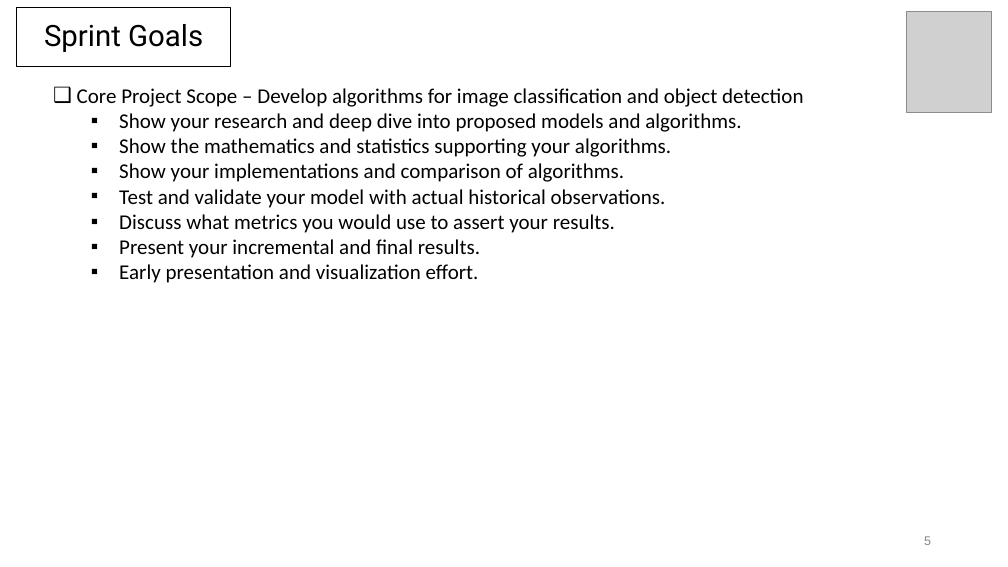
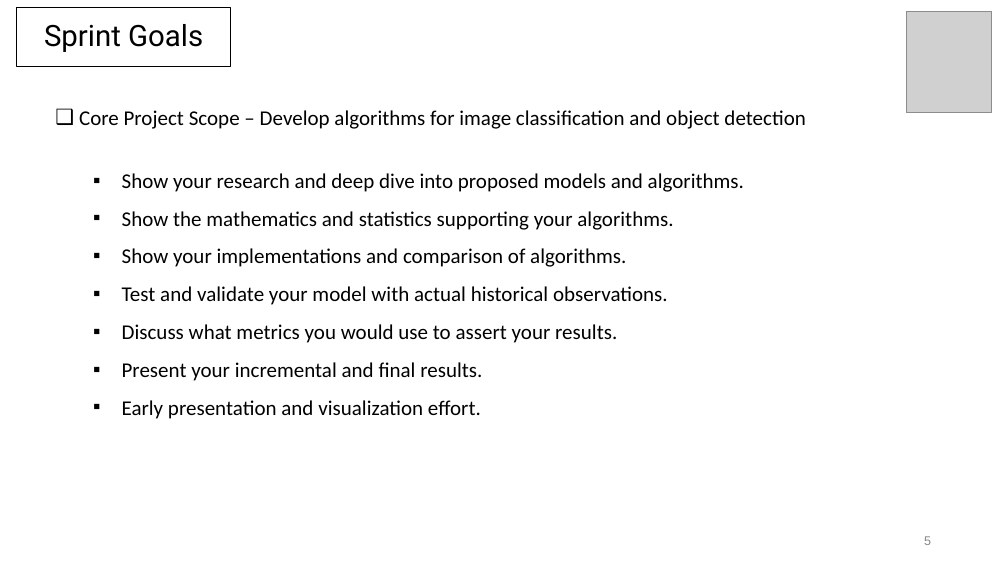
Before and after one commit to coderscraft/simpsons-classification, a slide deck: slide 5 of Documentation/SprintPresentations/Sprint3-Week1.pptx. Drawn at 1008x567 pixels with LibreOffice and Linux fonts; fonts in the diff are those of the drawing; grey boxes stand for pictures. Boxes give left, top, right and bottom in pixels: in the first picture for what was removed or moved away, otherwise in the second. Text is boxed around its words. In the diff, an @@ line names an element or a change of style, - is before the commit and + after.

```diff
--- a/Documentation/SprintPresentations/Sprint3-Week1.pptx
+++ b/Documentation/SprintPresentations/Sprint3-Week1.pptx
@@ text "Core Project Scope – Develop ...": place and size @@
-text "Core Project Scope – Develop ..." at [77,88,803,283]
+text "Core Project Scope – Develop ..." at [79,110,805,419]
@@ text at [122,173,744,419]: line spacing 1 to 1.5 @@
```
Also in this commit, not shown: 2 other slides changed, 2 slides added.
